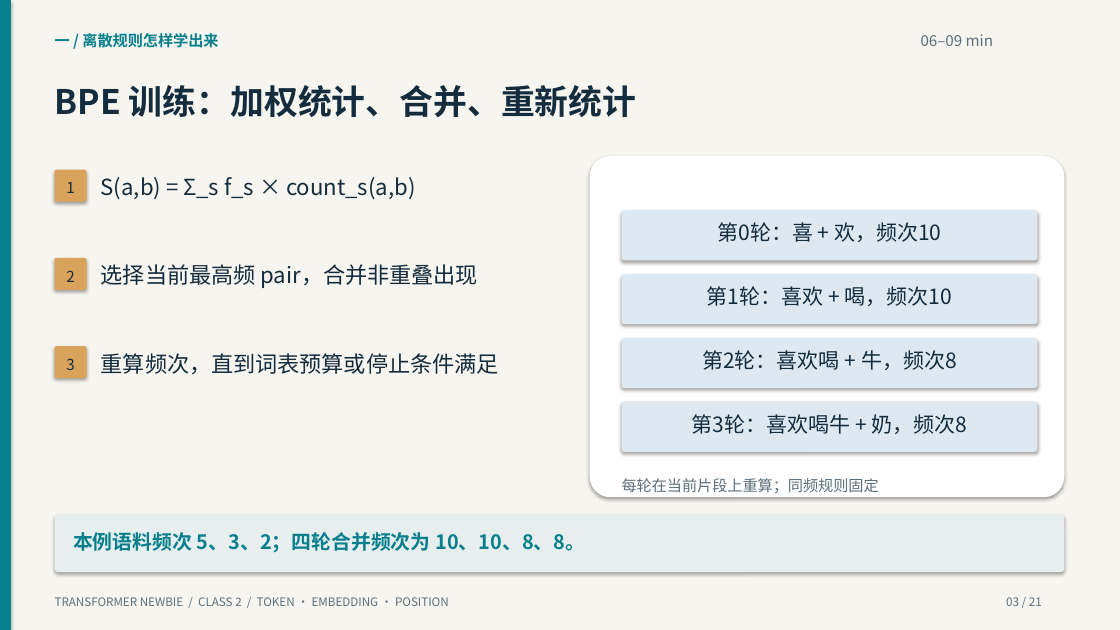
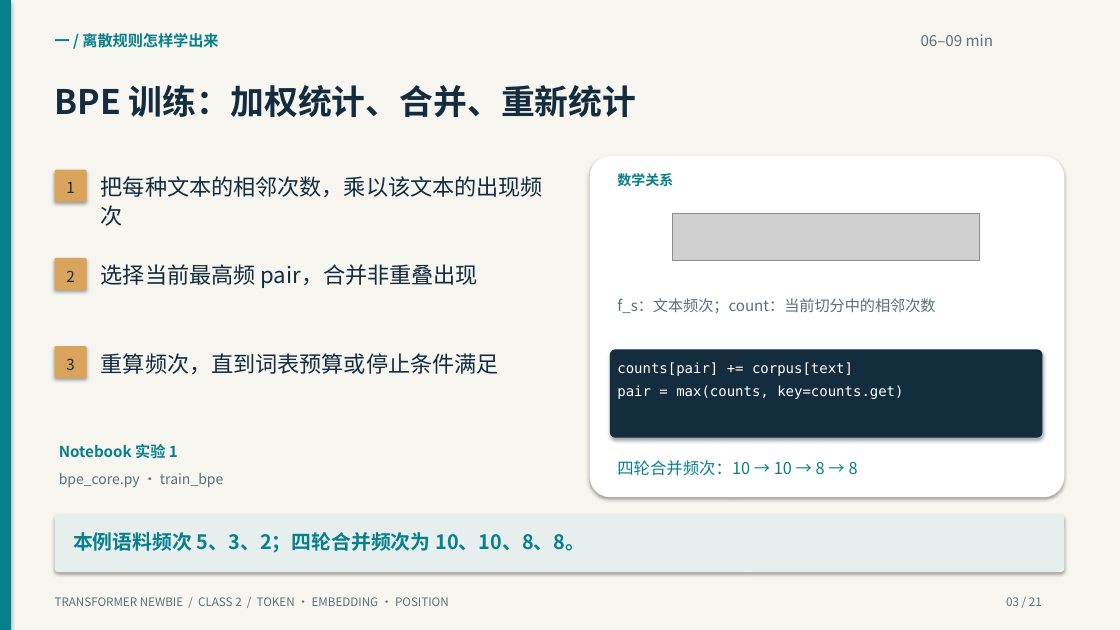
Before and after one commit to yangzy723/Transformer-Newbie, a slide deck: slide 3 of class2/class2_tokens_embeddings_positions.pptx. Drawn at 1120x630 pixels with LibreOffice and Linux fonts; fonts in the diff are those of the drawing; grey boxes stand for pictures. Boxes give left, top, right and bottom in pixels: in the first picture for what was removed or moved away, otherwise in the second. Text is boxed around its words. In the diff, an @@ line names an element or a change of style, - is before the commit and + after.

```diff
--- a/class2/class2_tokens_embeddings_positions.pptx
+++ b/class2/class2_tokens_embeddings_positions.pptx
@@ text at <box>101,176,543,226</box>: text changed @@
-S(a,b) = Σ_s f_s × count_s(a,b)
+把每种文本的相邻次数，乘以该文本的出现频
+次
@@ text added at <box>617,173,673,186</box>, 12 pt, text #087F8C, bold @@
+数学关系
@@ rounded rectangle removed at <box>622,210,1038,260</box> @@
@@ picture added at <box>673,214,980,260</box> @@
@@ text removed at <box>717,222,941,242</box> @@
-第0轮：喜 + 欢，频次10
@@ text added at <box>617,298,935,313</box>, 13 pt, text #5C6F7B @@
+f_s：文本频次；count：当前切分中的相邻次数
@@ rounded rectangle removed at <box>622,274,1038,324</box> @@
@@ text removed at <box>707,286,952,306</box> @@
-第1轮：喜欢 + 喝，频次10
@@ rounded rectangle: place and size @@
-rounded rectangle at <box>622,338,1038,388</box>
+rounded rectangle at <box>610,350,1043,438</box>
@@ rounded rectangle at <box>610,350,1043,438</box>: fill #DEE8F0 to #132C3E @@
@@ text removed at <box>702,350,957,370</box> @@
-第2轮：喜欢喝 + 牛，频次8
@@ text at <box>617,385,903,399</box>: text changed; size 18 to 12 pt; font Noto Sans CJK SC to DejaVu Sans Mono; text colour #132C3E to #FFFFFF @@
-第3轮：喜欢喝牛 + 奶，频次8
+pair = max(counts, key=counts.get)
@@ text added at <box>617,362,853,376</box>, 12 pt, text #FFFFFF @@
+counts[pair] += corpus[text]
@@ rounded rectangle removed at <box>622,402,1038,452</box> @@
@@ text added at <box>59,444,178,458</box>, 13 pt, text #087F8C, bold @@
+Notebook 实验 1
@@ text added at <box>59,473,223,487</box>, 12 pt, text #5C6F7B @@
+bpe_core.py · train_bpe
@@ text at <box>617,460,858,476</box>: text changed; size 13 to 14 pt; text colour #5C6F7B to #087F8C @@
-每轮在当前片段上重算；同频规则固定
+四轮合并频次：10 → 10 → 8 → 8
```
Also in this commit, not shown: 17 other slides changed, 41 other files.
